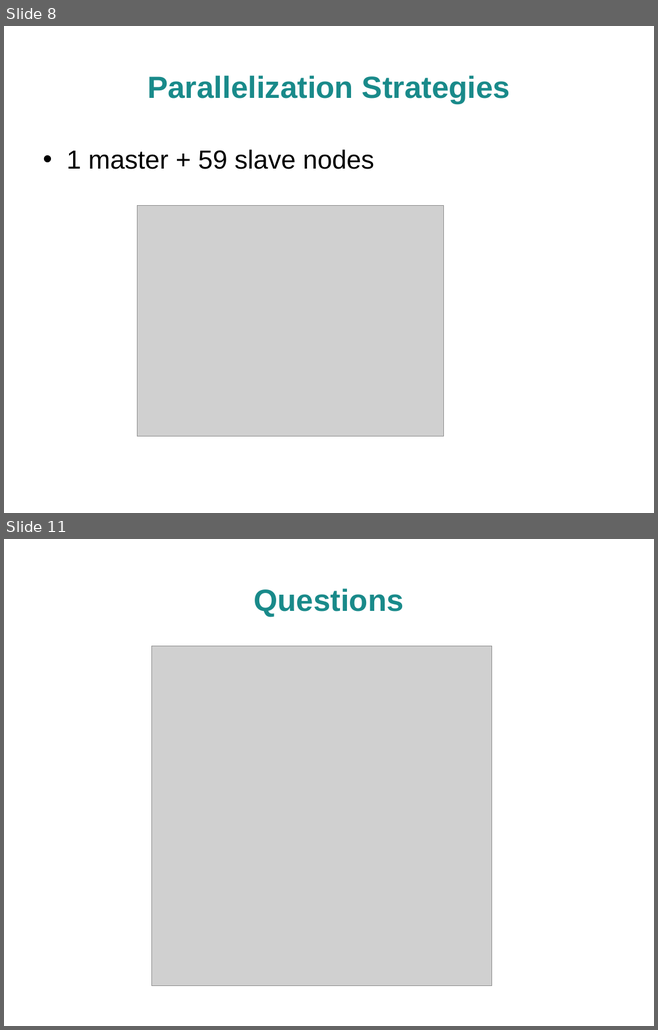
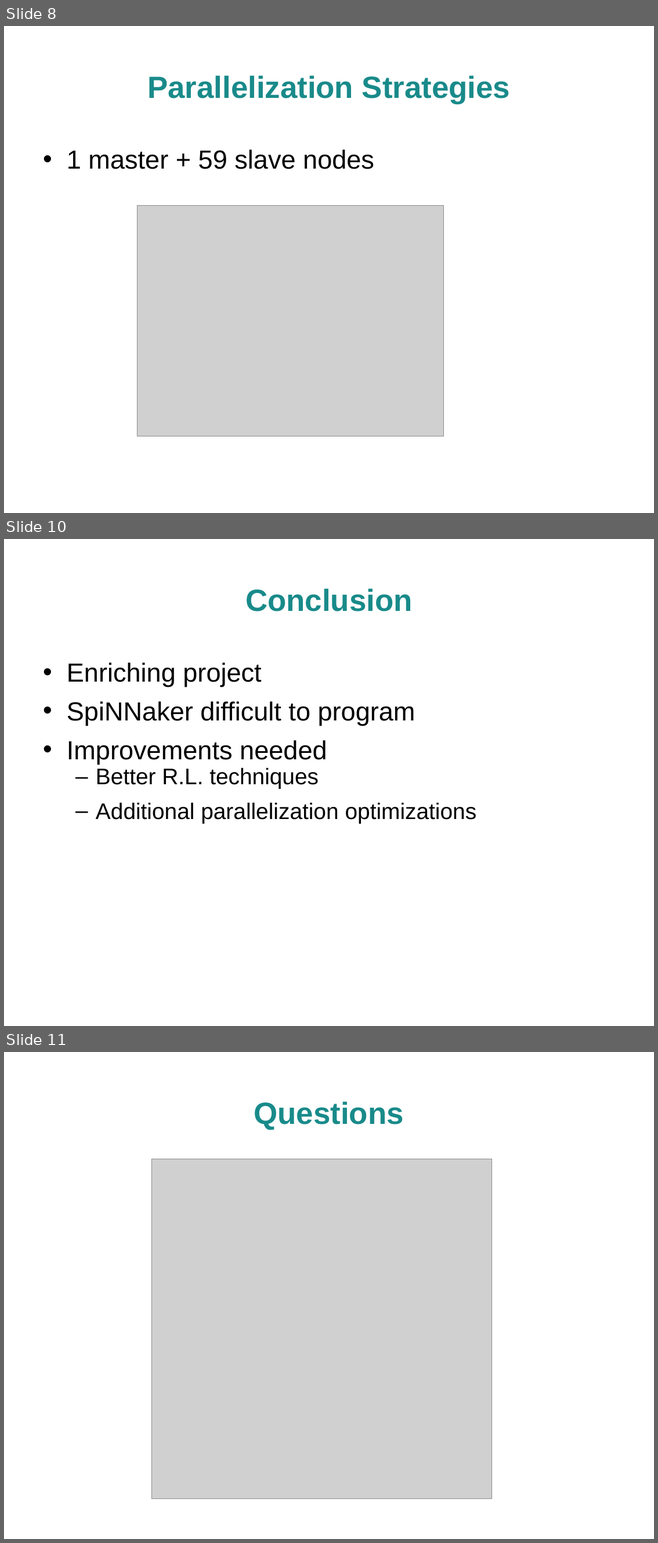
Before and after one commit to QJonny/SpiNNaker, a slide deck: doc/presentation/Presentation.odp. Shown one above the other, each under a label of ours: slides 8 and 11 before the commit, slides 8, 10 and 11 after it; the slides between them are not shown. The pictures are 658x1030 and 658x1543 pixels, drawn with LibreOffice and Linux fonts; fonts in the diff are those of the drawing; grey boxes stand for pictures; background and template pictures are left out. Boxes give left, top, right and bottom in pixels: in the first picture for what was removed or moved away, otherwise in the second. Text is boxed around its words. In the diff, an @@ line names an element or a change of style, - is before the commit and + after.

```diff
--- a/doc/presentation/Presentation.odp
+++ b/doc/presentation/Presentation.odp
@@ slide 10 added at [4, 539, 654, 1026], background picture (left out) @@
@@ title added at [245, 588, 412, 611], 34 pt, text #198A8A, bold @@
+Conclusion
@@ text added at [67, 663, 477, 823], 29 pt, text #000000 @@
+• Enriching project
+• SpiNNaker difficult to program
+• Improvements needed
+  – Better R.L. techniques
+  – Additional parallelization optimizations
```
Also in this commit, not shown: 1 slide changed, 1 other slide added, 2 slides removed, 1 other file.
